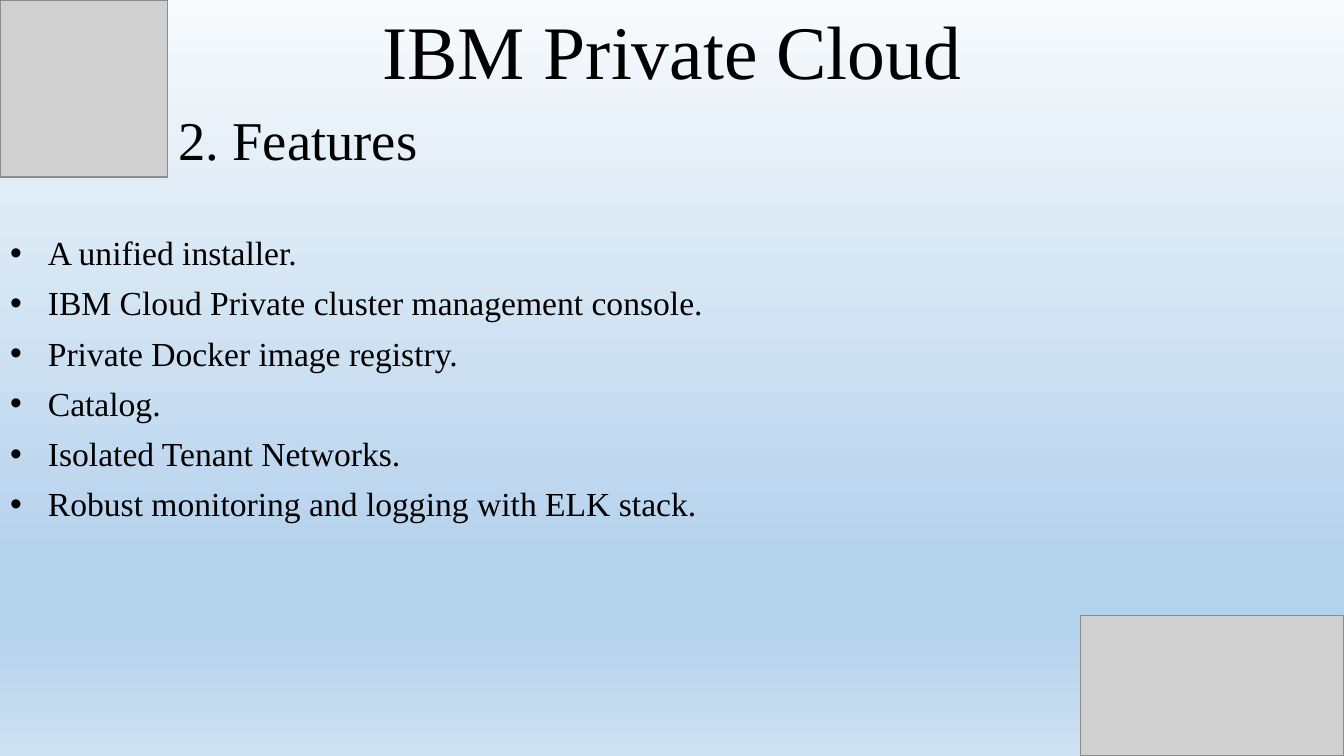
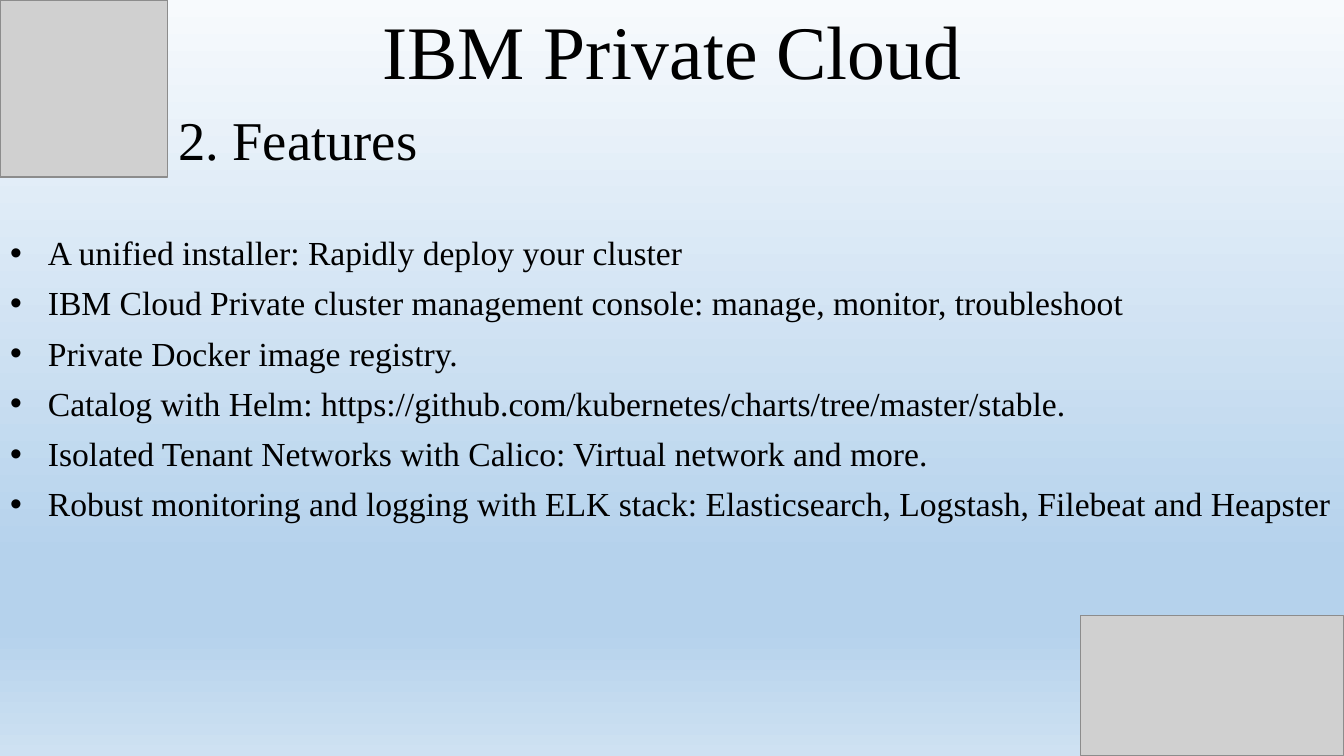
Before and after one commit to namdh1234/IBM-Private-Cloud, a slide deck: slide 4 of IBM Private Cloud.pptx. Drawn at 1344x756 pixels with LibreOffice and Linux fonts; fonts in the diff are those of the drawing; grey boxes stand for pictures. Boxes give left, top, right and bottom in pixels: in the first picture for what was removed or moved away, otherwise in the second. Text is boxed around its words. In the diff, an @@ line names an element or a change of style, - is before the commit and + after.

```diff
--- a/IBM Private Cloud.pptx
+++ b/IBM Private Cloud.pptx
@@ subtitle at (48, 241, 1123, 322): text changed @@
-• A unified installer.
-• IBM Cloud Private cluster management console.
+• A unified installer: Rapidly deploy your cluster
+• IBM Cloud Private cluster management console: manage, monitor, troubleshoot
@@ subtitle at (48, 392, 1330, 523): text changed @@
-• Catalog.
-• Isolated Tenant Networks.
-• Robust monitoring and logging with ELK stack.
+• Catalog with Helm: https://github.com/kubernetes/charts/tree/master/stable.
+• Isolated Tenant Networks with Calico: Virtual network and more.
+• Robust monitoring and logging with ELK stack: Elasticsearch, Logstash, Filebeat and Heapster
```
Also in this commit, not shown: 1 slide added, 3 other files.
